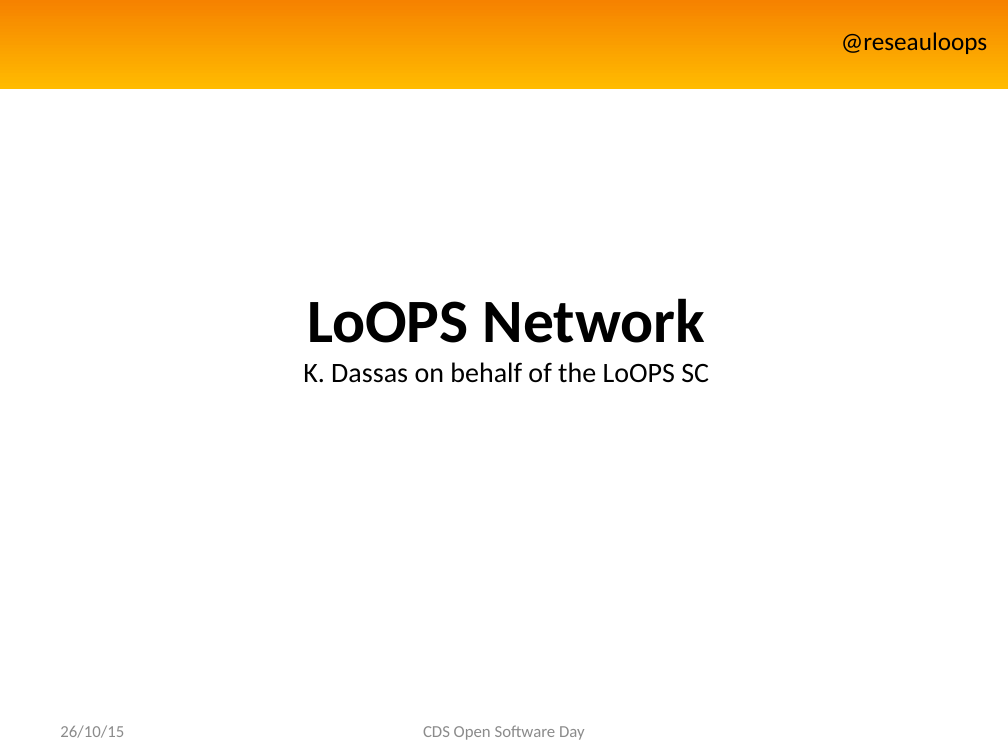
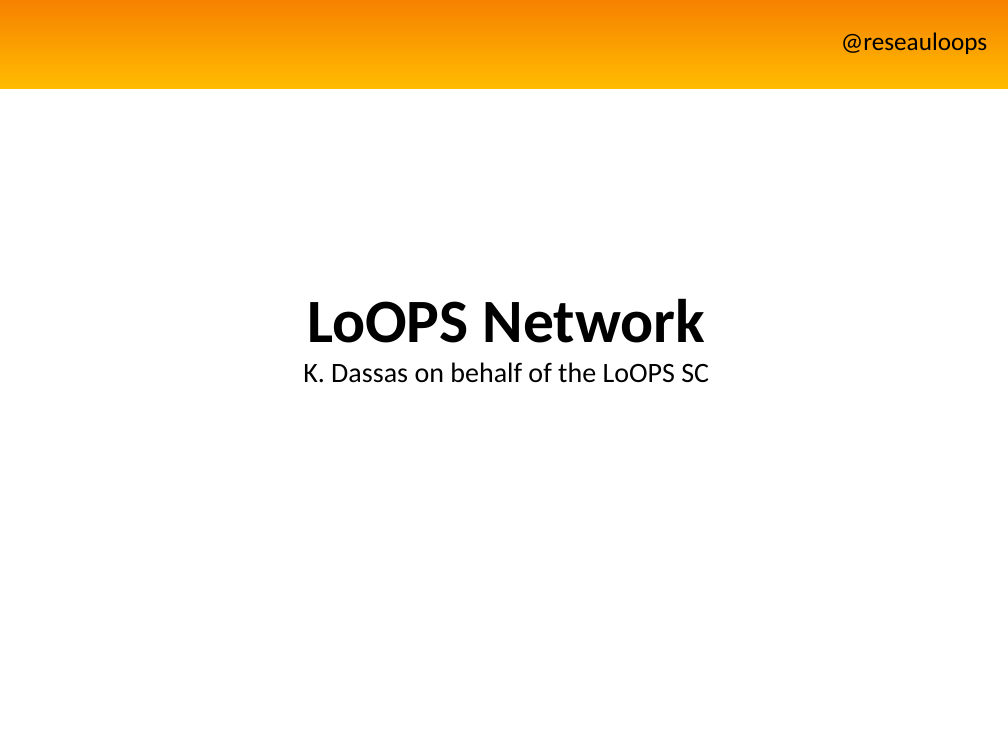
Before and after one commit to reseau-loops/reseau-loops.github.com, a slide deck: slide 1 of presentations/PrésentationLoOPSAnglais.pptx. Drawn at 1008x756 pixels with LibreOffice and Linux fonts; fonts in the diff are those of the drawing; background and template pictures are left out. Boxes give left, top, right and bottom in pixels: in the first picture for what was removed or moved away, otherwise in the second. Text is boxed around its words. In the diff, an @@ line names an element or a change of style, - is before the commit and + after.

```diff
--- a/presentations/PrésentationLoOPSAnglais.pptx
+++ b/presentations/PrésentationLoOPSAnglais.pptx
@@ text removed at <box>60,725,124,738</box> @@
-26/10/15
@@ text removed at <box>423,725,585,740</box> @@
-CDS Open Software Day
```
Also in this commit, not shown: 6 other slides changed, 1 other file.
